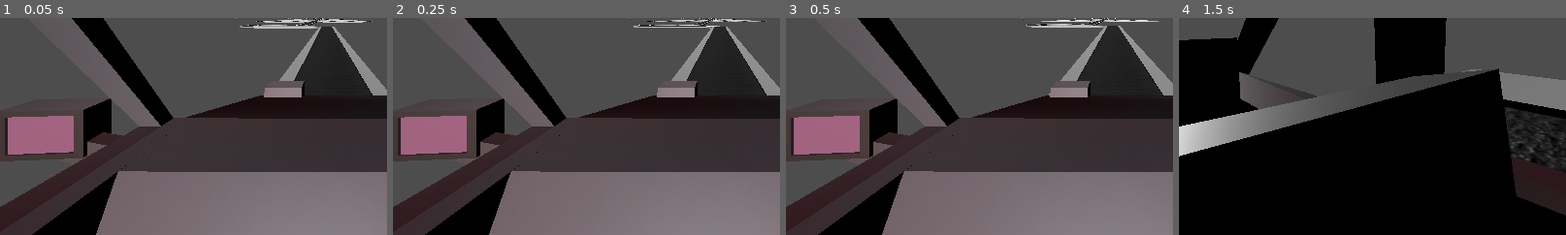
Above: before the commit, frames 1-4 (left to right).
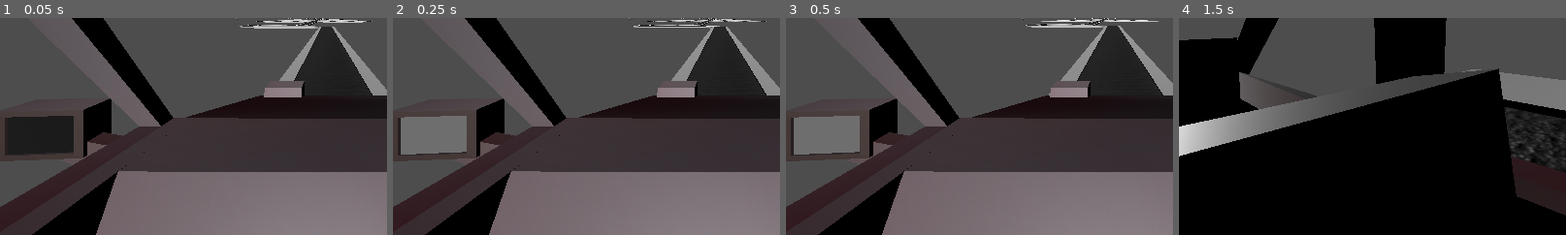
Above: after the commit, the same moments.

Repository: 45DegreeAngl/Code-for-cause
Game: Godot game, scene res://Prefabs/segment_spawner.tscn
Two runs of this game, one before a commit and one after it. Both use one fixed random seed, a clock stepped at 60 frames per second and the inputs below. This scene is started directly instead of the project's main scene.
Inputs (mouse positions are % of the whole screen's width and height, from its top left):
- Up to frame 1 (0.05 s): no input
- Up to frame 2 (0.25 s): no input
- Up to frame 3 (0.5 s): no input
- Up to frame 4 (1.5 s): tap Enter (Enter) at 0.5 s; move the mouse to (49, 52) at 0.52 s; hold Page Up (Page Up) from 0.53 s (still down); tap 0 (0) at 0.6 s; click (49, 52) at 0.67 s; tap 1 (1) at 0.8, 1.35 s; move the mouse to (57, 51) at 1.27 s
The pictures show only the part of the screen within x 8-58%, y 50-100%; the shares and areas given below are measured in that part.

The runs differ from the first frame. In frame 1, 2.9% of the frame differs, in the area x 2-20%, y 45-63%; in frame 2, 2.9%; in frame 3, 2.9%; in frame 4, nothing differs.

Commit message:
Mirrors completed

Diff:
--- a/Prefabs/Player/the_car.tscn
+++ b/Prefabs/Player/the_car.tscn
@@ -312,6 +312,18 @@
 blend_shape_mode = 0
 shadow_mesh = SubResource("ArrayMesh_eccq3")
 
+[sub_resource type="ViewportTexture" id="ViewportTexture_2lpkt"]
+viewport_path = NodePath("Cameras/LeftViewPort")
+
+[sub_resource type="ViewportTexture" id="ViewportTexture_jbagv"]
+viewport_path = NodePath("Cameras/LeftViewPort")
+
+[sub_resource type="StandardMaterial3D" id="StandardMaterial3D_dxpoq"]
+resource_local_to_scene = true
+albedo_texture = SubResource("ViewportTexture_2lpkt")
+emission_enabled = true
+emission_texture = SubResource("ViewportTexture_jbagv")
+
 [sub_resource type="StandardMaterial3D" id="StandardMaterial3D_rs6ok"]
 resource_name = "Material.002"
 cull_mode = 2
@@ -349,6 +361,18 @@
 }]
 blend_shape_mode = 0
 shadow_mesh = SubResource("ArrayMesh_age31")
+
+[sub_resource type="ViewportTexture" id="ViewportTexture_oo0l3"]
+viewport_path = NodePath("Cameras/RightViewPort")
+
+[sub_resource type="ViewportTexture" id="ViewportTexture_02si6"]
+viewport_path = NodePath("Cameras/RightViewPort")
+
+[sub_resource type="StandardMaterial3D" id="StandardMaterial3D_ke275"]
+resource_local_to_scene = true
+albedo_texture = SubResource("ViewportTexture_oo0l3")
+emission_enabled = true
+emission_texture = SubResource("ViewportTexture_02si6")
 
 [sub_resource type="StandardMaterial3D" id="StandardMaterial3D_1j1f8"]
 resource_name = "Material.003"
@@ -472,11 +496,13 @@
 transform = Transform3D(1, 0, 0, 0, 1, 0, 0, 0, 1, -1.58522, 1.83675, -2.18483)
 mesh = SubResource("ArrayMesh_co2kh")
 skeleton = NodePath("")
+surface_material_override/0 = SubResource("StandardMaterial3D_dxpoq")
 
 [node name="Right_Mirror" type="MeshInstance3D" parent="."]
 transform = Transform3D(1, 0, 0, 0, 1, 0, 0, 0, 1, 1.58522, 1.83675, -2.18483)
 mesh = SubResource("ArrayMesh_ugnnj")
 skeleton = NodePath("")
+surface_material_override/0 = SubResource("StandardMaterial3D_ke275")
 
 [node name="Top_Mirror" type="MeshInstance3D" parent="."]
 transform = Transform3D(1, 0, 0, 0, 1, 0, 0, 0, 1, 0, 2.47319, -1.41985)
@@ -508,6 +534,28 @@
 transform = Transform3D(4.37114e-08, -1, 8.74228e-08, -1, -4.37114e-08, 0, 3.82137e-15, -8.74228e-08, -1, 0, 1.77, -0.824)
 remote_path = NodePath("../RearViewPort/RearView")
 
+[node name="LeftViewPort" type="SubViewport" parent="Cameras"]
+size = Vector2i(128, 152)
+
+[node name="LeftView" type="Camera3D" parent="Cameras/LeftViewPort"]
+transform = Transform3D(-4.37114e-08, -1, 8.74228e-08, 1, -4.37114e-08, 8.74228e-08, 8.74228e-08, -8.74228e-08, -1, -1.53068, 1.87315, -2.11568)
+fov = 28.3
+
+[node name="LeftViewRemote" type="RemoteTransform3D" parent="Cameras"]
+transform = Transform3D(-4.37114e-08, -1, 8.74228e-08, 1, -4.37114e-08, 8.74228e-08, 8.74228e-08, -8.74228e-08, -1, -1.53068, 1.23008, -2.11568)
+remote_path = NodePath("../LeftViewPort/LeftView")
+
+[node name="RightViewPort" type="SubViewport" parent="Cameras"]
+size = Vector2i(128, 152)
+
+[node name="RightView" type="Camera3D" parent="Cameras/RightViewPort"]
+transform = Transform3D(-4.37114e-08, -1, 8.74228e-08, 1, -4.37114e-08, 8.74228e-08, 8.74228e-08, -8.74228e-08, -1, 1.63082, 1.87315, -2.11568)
+fov = 28.3
+
+[node name="RightViewRemote" type="RemoteTransform3D" parent="Cameras"]
+transform = Transform3D(-4.37114e-08, -1, 8.74228e-08, 1, -4.37114e-08, 8.74228e-08, 8.74228e-08, -8.74228e-08, -1, 1.63082, 1.23008, -2.11568)
+remote_path = NodePath("../RightViewPort/RightView")
+
 [node name="Light" type="Node3D" parent="."]
 transform = Transform3D(1, 0, 0, 0, 1, 0, 0, 0, 1, 0, 0.643076, 0)
 
Not shown: 1 places in Prefabs/Player/the_car.tscn that only renumber resources
